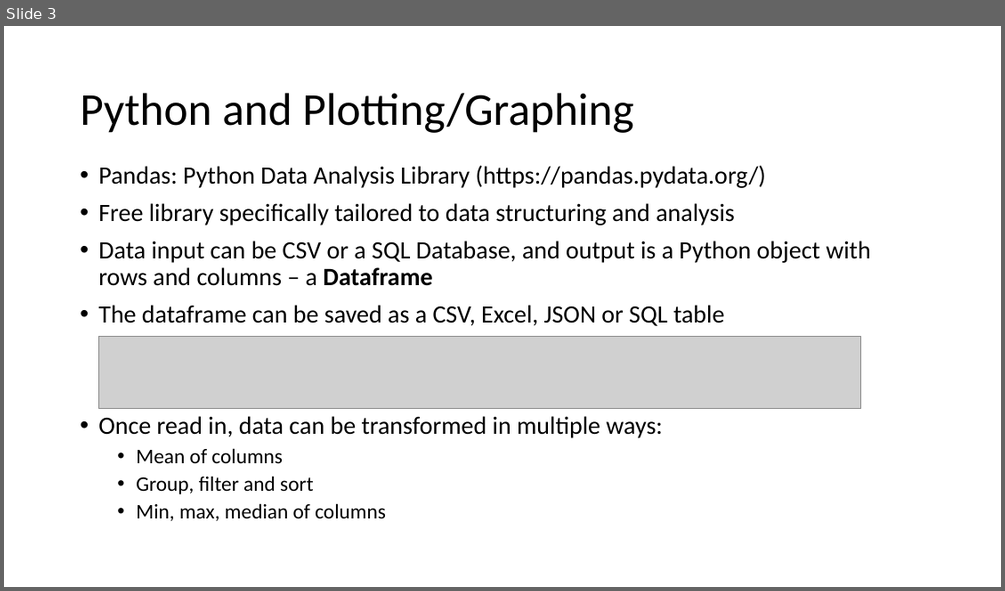
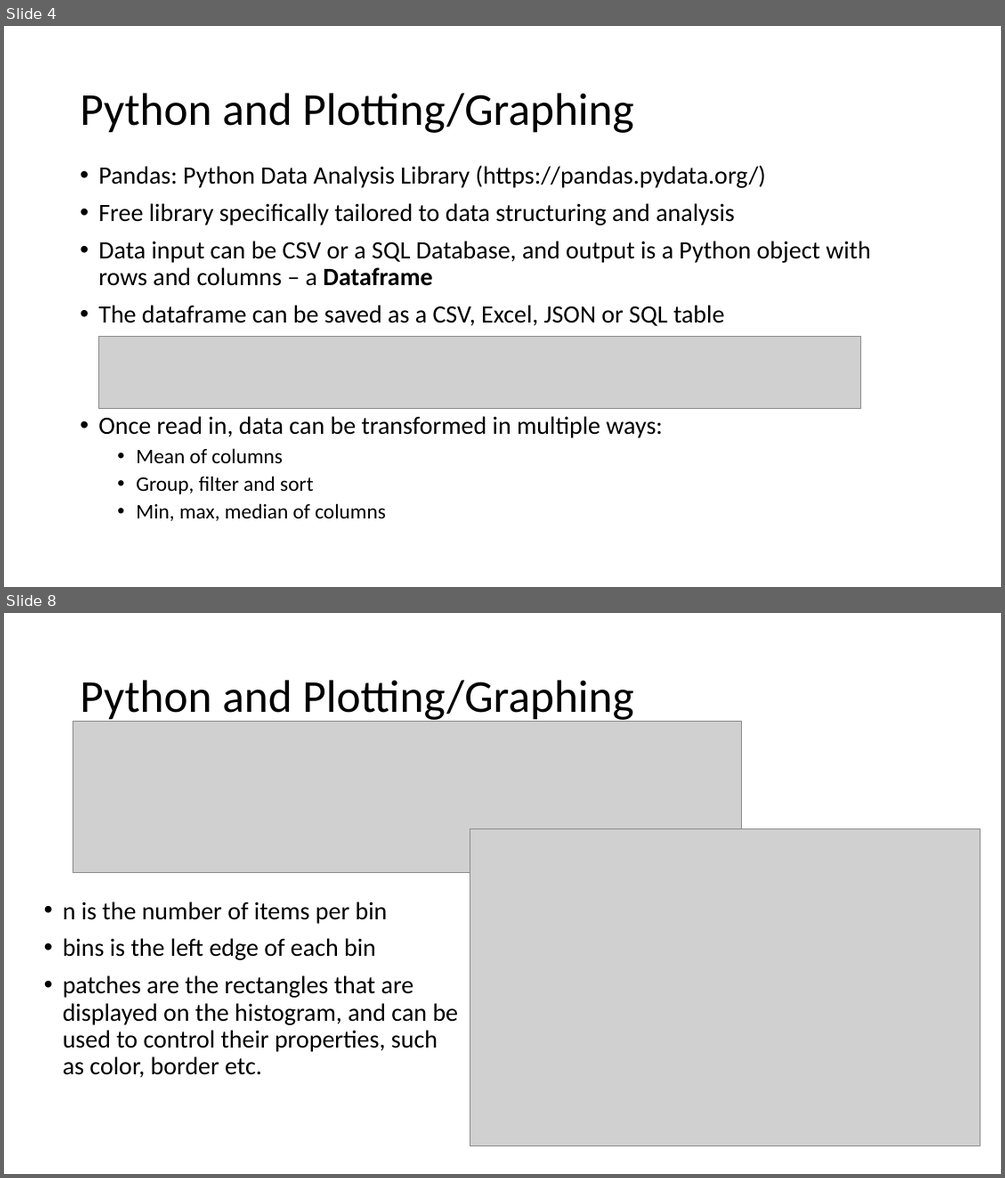
Before and after one commit to ndeshpa/Bootcamp, a slide deck: PythonLabPlots.pptx. Shown one above the other, each under a label of ours: slide 3 before the commit, slides 4 and 8 after it; the slides between them are not shown. The pictures are 1005x591 and 1005x1178 pixels, drawn with LibreOffice and Linux fonts; fonts in the diff are those of the drawing; grey boxes stand for pictures. Boxes give left, top, right and bottom in pixels: in the first picture for what was removed or moved away, otherwise in the second. Text is boxed around its words. In the diff, an @@ line names an element or a change of style, - is before the commit and + after.

Commit message:
Changes to Lab sample python files

```diff
--- a/PythonLabPlots.pptx
+++ b/PythonLabPlots.pptx
@@ slide 8 added at (4, 613, 1001, 1174), background #FFFFFF @@
@@ title added at (80, 680, 633, 722), 44 pt, text #000000 @@
+Python and Plotting/Graphing
@@ picture added at (73, 721, 742, 873) @@
@@ picture added at (469, 829, 980, 1146) @@
@@ text added at (63, 901, 459, 1078), 24 pt, text #000000 @@
+• n is the number of items per bin
+• bins is the left edge of each bin
+• patches are the rectangles that are displayed on the histogram, and can be used to control their properties, such as color, border etc.
@@ what was slide 3 is now slide 4 @@
```
Also in this commit, not shown: 4 slides changed, 3 other slides added, 1 slide removed, 4 other files.
